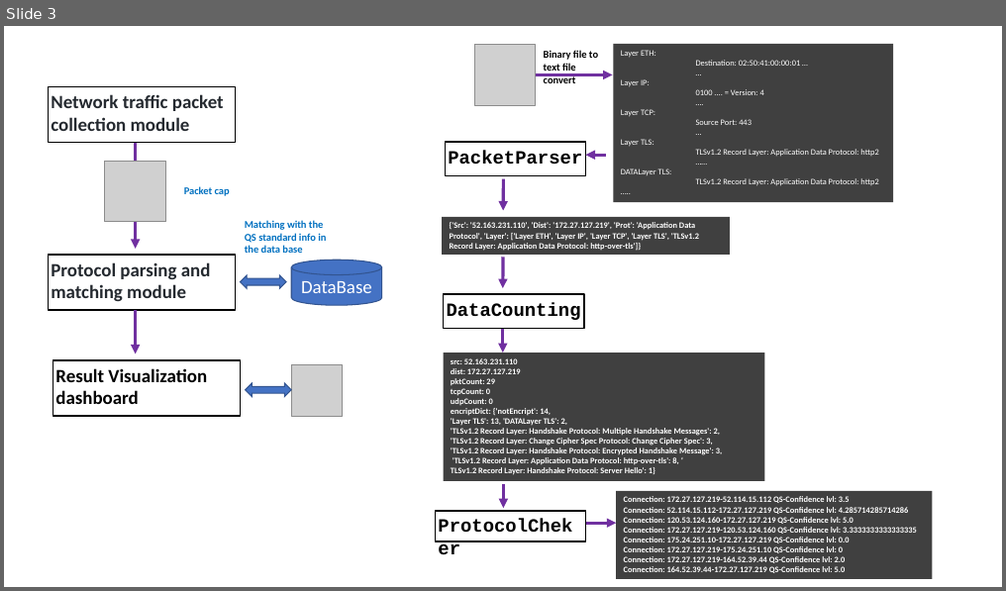
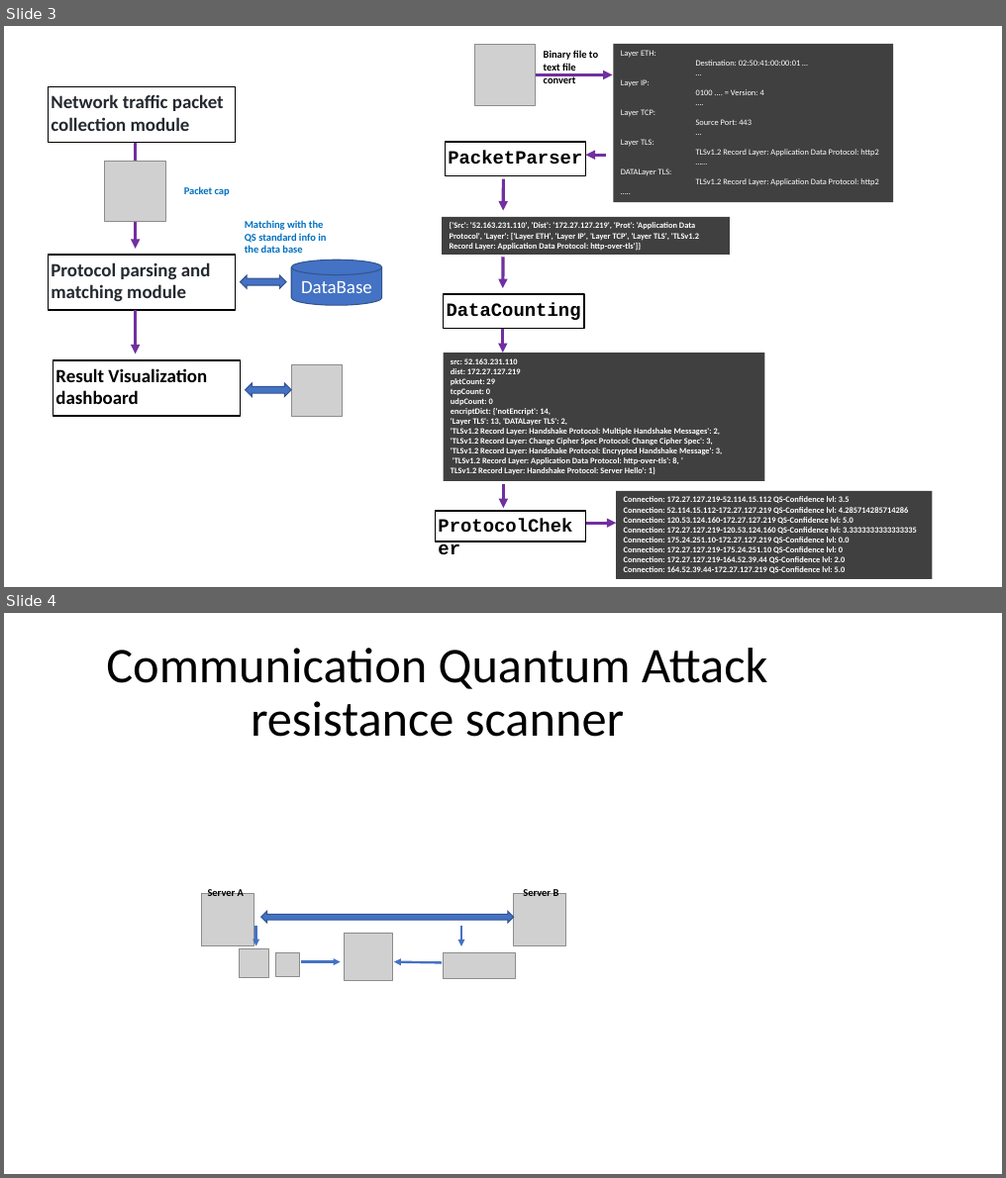
Before and after one commit to LiuYuancheng/Network_PQC_Attack_Resistance_Evaluator, a slide deck: doc/DesignDoc.pptx. Shown one above the other, each under a label of ours: slide 3 before the commit, slides 3 and 4 after it. The pictures are 1006x591 and 1006x1178 pixels, drawn with LibreOffice and Linux fonts; fonts in the diff are those of the drawing; grey boxes stand for pictures. Boxes give left, top, right and bottom in pixels: in the first picture for what was removed or moved away, otherwise in the second. Text is boxed around its words. In the diff, an @@ line names an element or a change of style, - is before the commit and + after.

```diff
--- a/doc/DesignDoc.pptx
+++ b/doc/DesignDoc.pptx
@@ slide 4 added at [4,613,1002,1174], background #FFFFFF @@
@@ title added at [106,648,767,737], 48 pt, text #000000 @@
+Communication Quantum Attack resistance scanner
@@ picture added at [201,894,253,947] @@
@@ text added at [208,887,244,896], 10 pt, text #000000, bold @@
+Server A
@@ picture added at [514,894,566,947] @@
@@ text added at [523,887,559,896], 10 pt, text #000000, bold @@
+Server B
@@ arrow added from (256, 926) to (256, 947), #4472C4 2.25 pt @@
@@ left right arrow added at [261,912,514,923], fill #4472C4, outline #325491 1 pt @@
@@ picture added at [345,933,392,980] @@
@@ arrow added from (461, 926) to (461, 947), #4472C4 2.25 pt @@
@@ picture added at [239,950,268,978] @@
@@ picture added at [275,953,300,977] @@
@@ arrow added from (301, 961) to (341, 961), #4472C4 2.25 pt @@
@@ arrow added from (442, 963) to (394, 961), #4472C4 2.25 pt @@
@@ picture added at [444,953,516,979] @@
```
Also in this commit, not shown: 1 slide changed, 2 other files.
